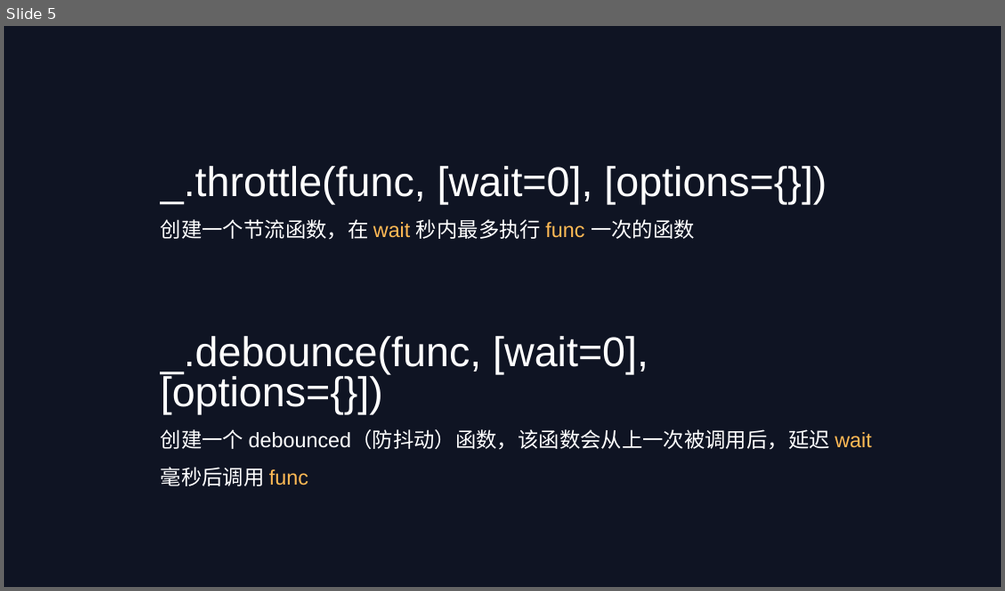
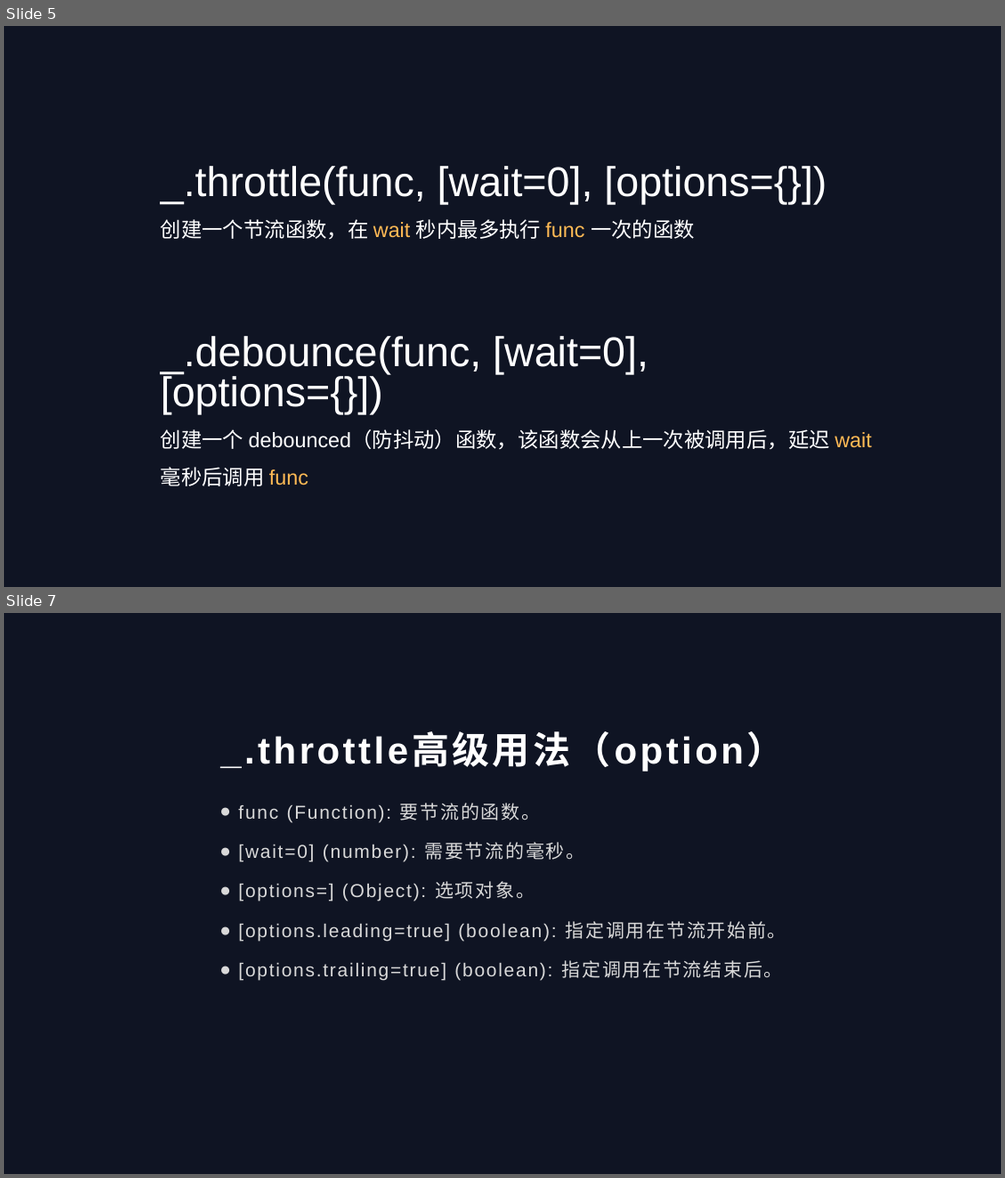
Before and after one commit to LIWANG1998/Debounc-Throttle, a slide deck: 防抖&节流.pptx. Shown one above the other, each under a label of ours: slide 5 before the commit, slides 5 and 7 after it; the slides between them are not shown. The pictures are 1005x591 and 1005x1178 pixels, drawn with LibreOffice and Linux fonts; fonts in the diff are those of the drawing. Boxes give left, top, right and bottom in pixels: in the first picture for what was removed or moved away, otherwise in the second. Text is boxed around its words. In the diff, an @@ line names an element or a change of style, - is before the commit and + after.

```diff
--- a/防抖&节流.pptx
+++ b/防抖&节流.pptx
@@ slide 7 added at bbox=[4, 613, 1001, 1174], background #0F1423 @@
@@ title added at bbox=[220, 733, 785, 771], 36 pt, text #FFFFFF, bold @@
+_.throttle高级用法（option）
@@ text added at bbox=[238, 803, 786, 981], 18 pt, text #D9D9D9 @@
+● func (Function): 要节流的函数。
+● [wait=0] (number): 需要节流的毫秒。
+● [options=] (Object): 选项对象。
+● [options.leading=true] (boolean): 指定调用在节流开始前。
+● [options.trailing=true] (boolean): 指定调用在节流结束后。
```
Also in this commit, not shown: 5 other slides added, 1 slide removed, 6 other files.
